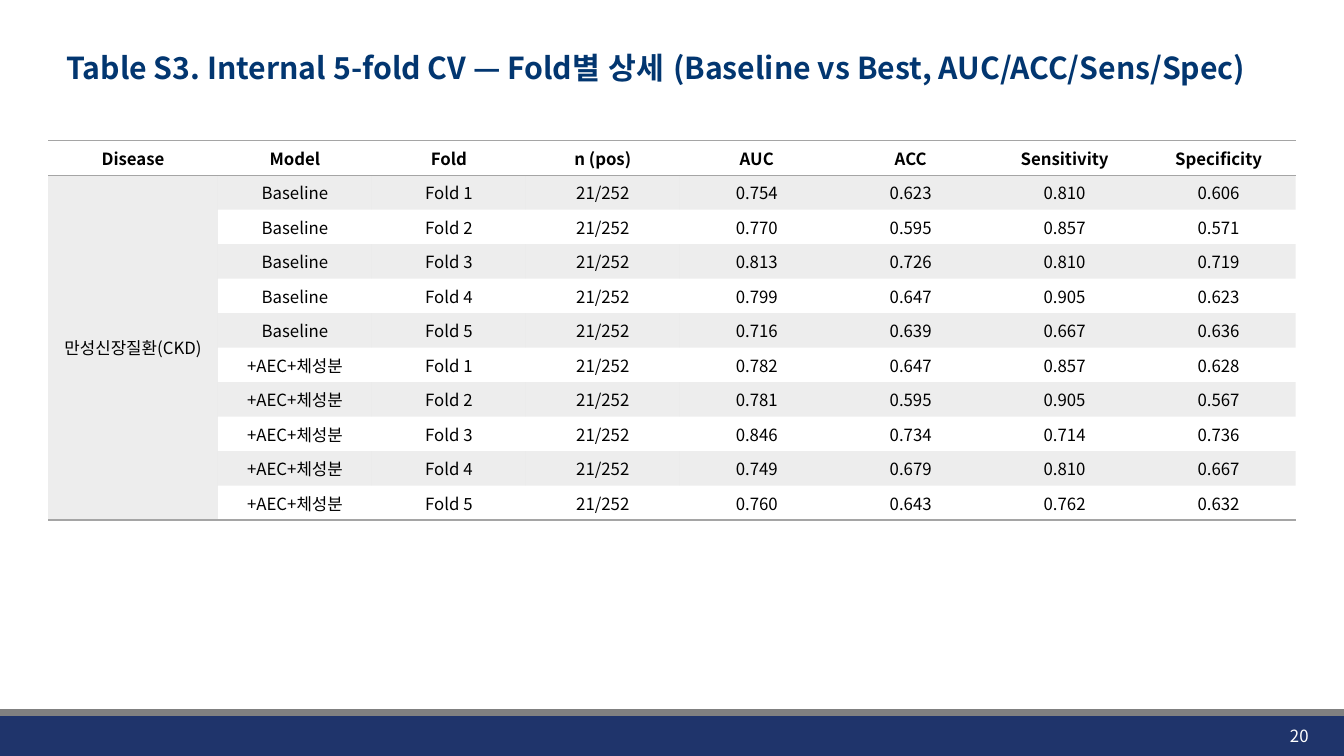
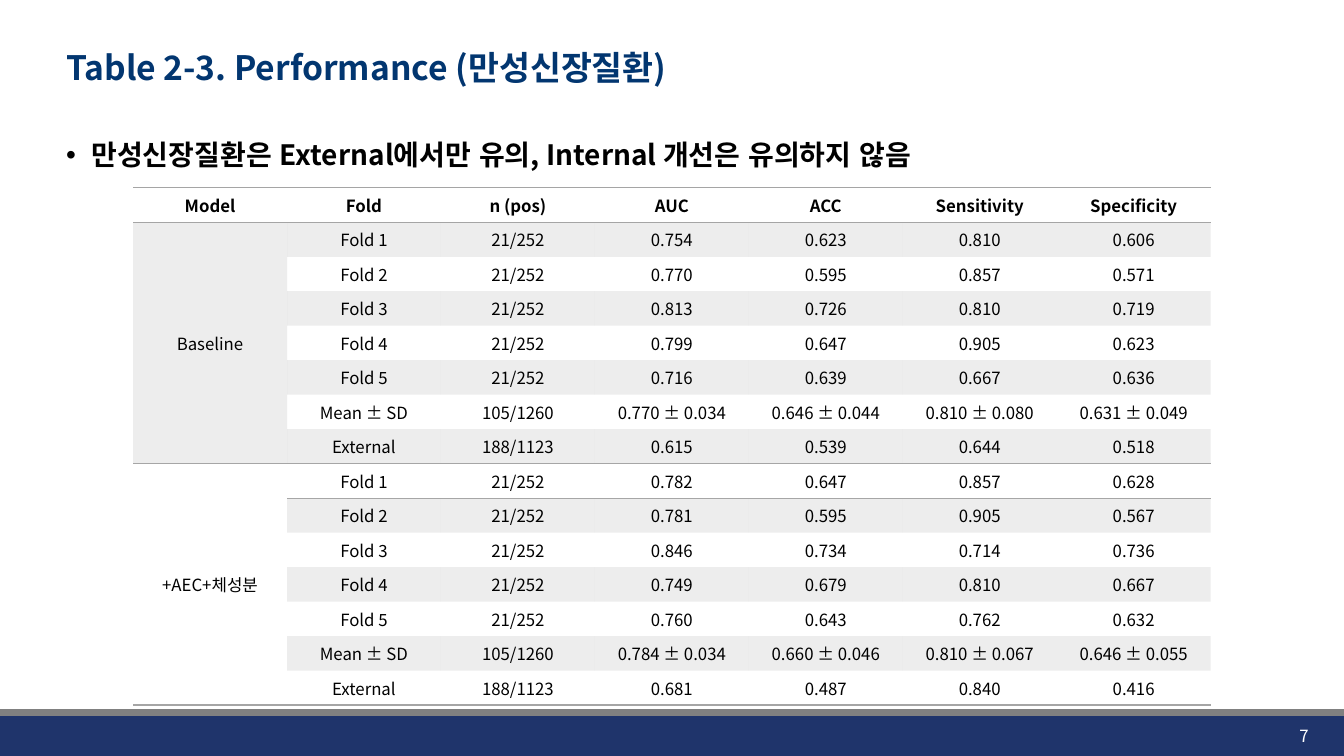
Before and after one commit to JHWannabe/Clinical_Study, a slide deck: slide 7 of docs/261002_개인연구미팅자료.pptx (slide 20 before the commit). Drawn at 1344x756 pixels with LibreOffice and Linux fonts; fonts in the diff are those of the drawing; background and template pictures are left out. Boxes give left, top, right and bottom in pixels: in the first picture for what was removed or moved away, otherwise in the second. Text is boxed around its words. In the diff, an @@ line names an element or a change of style, - is before the commit and + after.

Commit message:
세미나 발표자료 저널형식 재구성 및 Methods 세분화, 5-fold CV 분석 스크립트 추가
- 연구세미나발표자료.pptx: IMRaD 구조로 재구성(Introduction/Methods/Results/
  Discussion/Appendix), AEC·FPCA·TotalSegmentator 개념 설명 슬라이드 추가,
  Methods를 Study Design/Data Split/FPCA 적합/External Validation으로 분리하고
  Table 1을 Methods로 이동, 실제 데이터 기반 AEC 성별·질환별 분포 슬라이드 추가
- code/clinic4_5fold_cv.py: hold-out 대신 5-fold CV 기반 baseline/best 모델 평가
- code/clinic4_calibration_plot.py, clinic4_delta_auc_plot.py,
  clinic4_bodycomp_fpca_recovered.py: calibration/ΔAUC/체성분 FPCA 역변환 플롯 생성
- outputs/clinic4/: 위 스크립트 산출물(predictions_5fold.xlsx 등) 반영

```diff
--- a/docs/261002_개인연구미팅자료.pptx
+++ b/docs/261002_개인연구미팅자료.pptx
@@ title at (x1=66, y1=51, x2=667, y2=87): text changed; size 21.6 to 24 pt @@
-Table S3. Internal 5-fold CV — Fold별 상세 (Baseline vs Best, AUC/ACC/Sens/Spec)
+Table 2-3. Performance (만성신장질환)
@@ text added at (x1=91, y1=141, x2=911, y2=171), 20 pt, text #000000, bold @@
+• 만성신장질환은 External에서만 유의, Internal 개선은 유의하지 않음
@@ table at (x1=133, y1=188, x2=1213, y2=702) @@
-Disease | Model | Fold | n (pos) | AUC | ACC | Sensitivity | Specificity
-만성신장질환(CKD) | Baseline | Fold 1 | 21/252 | 0.754 | 0.623 | 0.810 | 0.606
- | Baseline | Fold 2 | 21/252 | 0.770 | 0.595 | 0.857 | 0.571
- | Baseline | Fold 3 | 21/252 | 0.813 | 0.726 | 0.810 | 0.719
- | Baseline | Fold 4 | 21/252 | 0.799 | 0.647 | 0.905 | 0.623
- | Baseline | Fold 5 | 21/252 | 0.716 | 0.639 | 0.667 | 0.636
- | +AEC+체성분 | Fold 1 | 21/252 | 0.782 | 0.647 | 0.857 | 0.628
- | +AEC+체성분 | Fold 2 | 21/252 | 0.781 | 0.595 | 0.905 | 0.567
- | +AEC+체성분 | Fold 3 | 21/252 | 0.846 | 0.734 | 0.714 | 0.736
- | +AEC+체성분 | Fold 4 | 21/252 | 0.749 | 0.679 | 0.810 | 0.667
- | +AEC+체성분 | Fold 5 | 21/252 | 0.760 | 0.643 | 0.762 | 0.632
+Model | Fold | n (pos) | AUC | ACC | Sensitivity | Specificity
+Baseline | Fold 1 | 21/252 | 0.754 | 0.623 | 0.810 | 0.606
+ | Fold 2 | 21/252 | 0.770 | 0.595 | 0.857 | 0.571
+ | Fold 3 | 21/252 | 0.813 | 0.726 | 0.810 | 0.719
+ | Fold 4 | 21/252 | 0.799 | 0.647 | 0.905 | 0.623
+ | Fold 5 | 21/252 | 0.716 | 0.639 | 0.667 | 0.636
+ | Mean ± SD | 105/1260 | 0.770 ± 0.034 | 0.646 ± 0.044 | 0.810 ± 0.080 | 0.631 ± 0.049
+ | External | 188/1123 | 0.615 | 0.539 | 0.644 | 0.518
++AEC+체성분 | Fold 1 | 21/252 | 0.782 | 0.647 | 0.857 | 0.628
+ | Fold 2 | 21/252 | 0.781 | 0.595 | 0.905 | 0.567
+ | Fold 3 | 21/252 | 0.846 | 0.734 | 0.714 | 0.736
+ | Fold 4 | 21/252 | 0.749 | 0.679 | 0.810 | 0.667
+ | Fold 5 | 21/252 | 0.760 | 0.643 | 0.762 | 0.632
+ | Mean ± SD | 105/1260 | 0.784 ± 0.034 | 0.660 ± 0.046 | 0.810 ± 0.067 | 0.646 ± 0.055
+ | External | 188/1123 | 0.681 | 0.487 | 0.840 | 0.416
@@ table resized from (x1=48, y1=141, x2=1298, y2=517) to (x1=133, y1=188, x2=1213, y2=702) @@
@@ page number at (x1=1299, y1=729, x2=1308, y2=742): text changed @@
-20
+7
```
Also in this commit, not shown: 18 other slides changed, 2 slides added, 3 slides removed, 13 other files.
